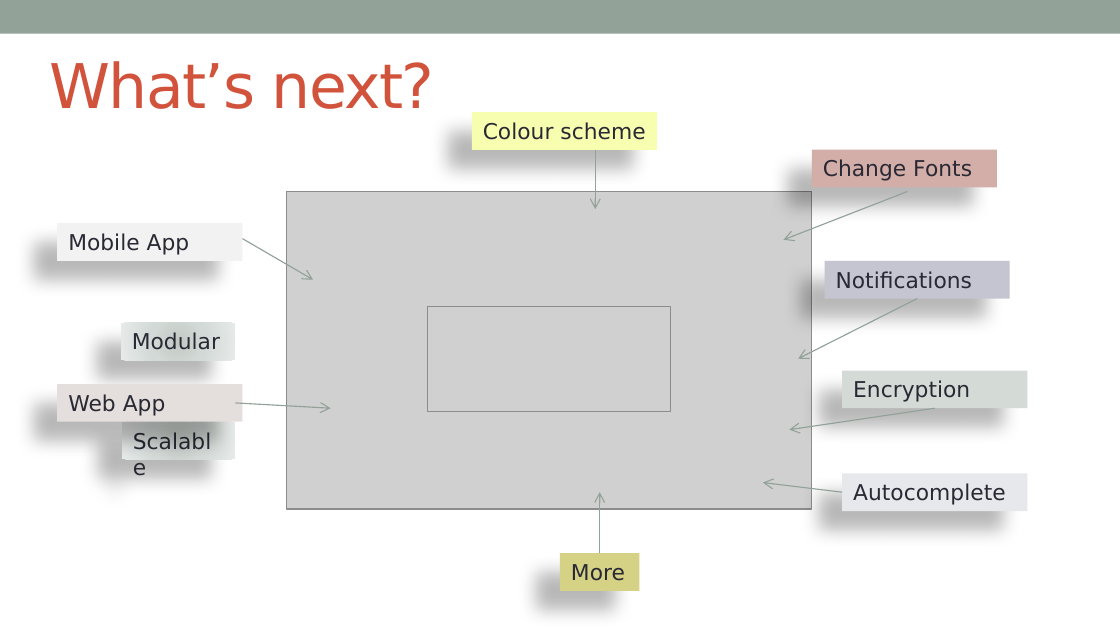
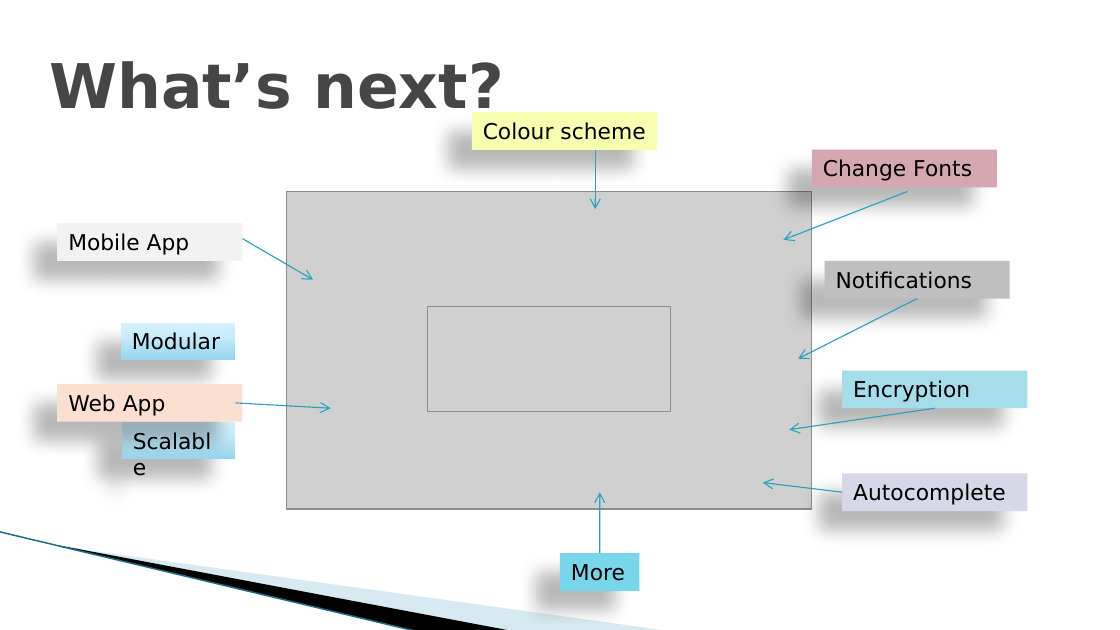
Before and after one commit to riwu/CS2101, a slide deck: slide 19 of WURI OP2.pptx (slide 5 before the commit). Drawn at 1120x630 pixels with LibreOffice and Linux fonts; fonts in the diff are those of the drawing; grey boxes stand for pictures; background and template pictures are left out. Boxes give left, top, right and bottom in pixels: in the first picture for what was removed or moved away, otherwise in the second. Text is boxed around its words. In the diff, an @@ line names an element or a change of style, - is before the commit and + after.

Commit message:
latest slides for op2

```diff
--- a/WURI OP2.pptx
+++ b/WURI OP2.pptx
@@ rectangle removed at (0,0,1120,34) @@
@@ title "What’s next?" at (49,61,503,121): text colour #D2533C to #464646, letter spacing -1 to 0 pt, bold on @@
@@ rectangle "Colour scheme" at (472,112,656,150): text colour #292934 to #000000 @@
@@ arrow (595, 150) - (595, 209): stroke #93A299 0.75 pt to #2DA2BF 0.75 pt @@
@@ rectangle "Change Fonts" at (812,150,997,188): text colour #292934 to #000000; fill #D3AEA8 to #D5A7B1 @@
@@ arrow (907, 192) - (784, 240): stroke #93A299 0.75 pt to #2DA2BF 0.75 pt @@
@@ rectangle "Mobile App" at (57,223,242,261): text colour #292934 to #000000 @@
@@ arrow (243, 239) - (314, 280): stroke #93A299 0.75 pt to #2DA2BF 0.75 pt @@
@@ rectangle "Notifications" at (824,261,1009,299): text colour #292934 to #000000; fill #C5C5D1 to #BFBFBF @@
@@ arrow (917, 299) - (799, 358): stroke #93A299 0.75 pt to #2DA2BF 0.75 pt @@
@@ rectangle "Modular" at (121,323,235,361): text colour #292934 to #000000; fill gradient #C4CAC6 to #D3DAD6 to #E7EAE8 to gradient #96D4EE to #C9ECFC to #D7F2FF @@
@@ rectangle "Web App" at (57,384,242,422): text colour #292934 to #000000; fill #E4DFDC to #FBE0D1 @@
@@ rectangle "Encryption" at (842,371,1027,409): text colour #292934 to #000000; fill #D4DAD6 to #A6DDEA @@
@@ arrow (235, 403) - (330, 408): stroke #93A299 0.75 pt to #2DA2BF 0.75 pt @@
@@ arrow (935, 408) - (790, 430): stroke #93A299 0.75 pt to #2DA2BF 0.75 pt @@
@@ rectangle "Scalable" at (122,422,235,460): text colour #292934 to #000000; fill gradient #C4CAC6 to #D3DAD6 to #E7EAE8 to gradient #96D4EE to #C9ECFC to #D7F2FF @@
@@ freeform shape added at (87,459,553,591), fill #A0CBDC at 40% opacity @@
@@ rectangle "Autocomplete" at (842,474,1027,512): text colour #292934 to #000000; fill #E6E8EC to #D7D8E7 @@
@@ arrow (599, 553) - (600, 493): stroke #93A299 0.75 pt to #2DA2BF 0.75 pt @@
@@ arrow (842, 493) - (763, 483): stroke #93A299 0.75 pt to #2DA2BF 0.75 pt @@
@@ freeform shape added at (0,531,459,608), fill #000000 @@
@@ line added from (0, 532) to (416, 630), #97C5D8 0.95 pt @@
@@ rectangle "More" at (560,553,640,591): text colour #292934 to #000000; fill #D5D286 to #78D6EA @@
```
Also in this commit, not shown: 8 other slides changed, 15 slides added, 1 slide removed.
